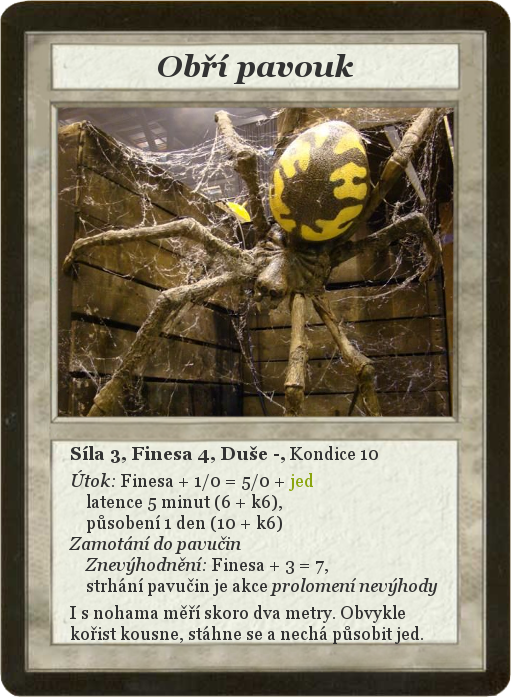
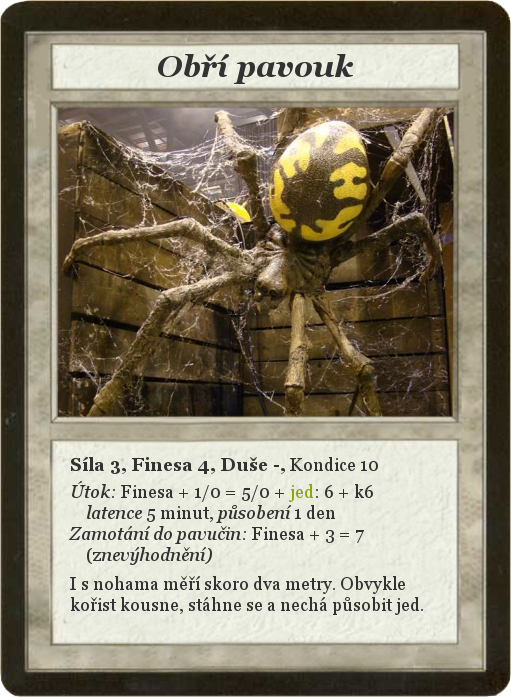
Layer changes from the first (511, 697) image to the second:
painted on "Síla 3, Finesa 4, Duše -, Kond..." over [69, 446, 438, 644]
